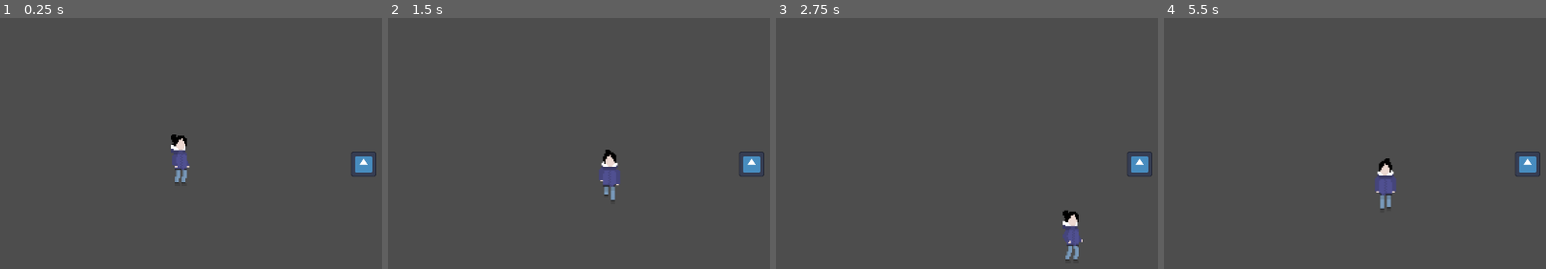
Above: before the commit, frames 1-4 (left to right).
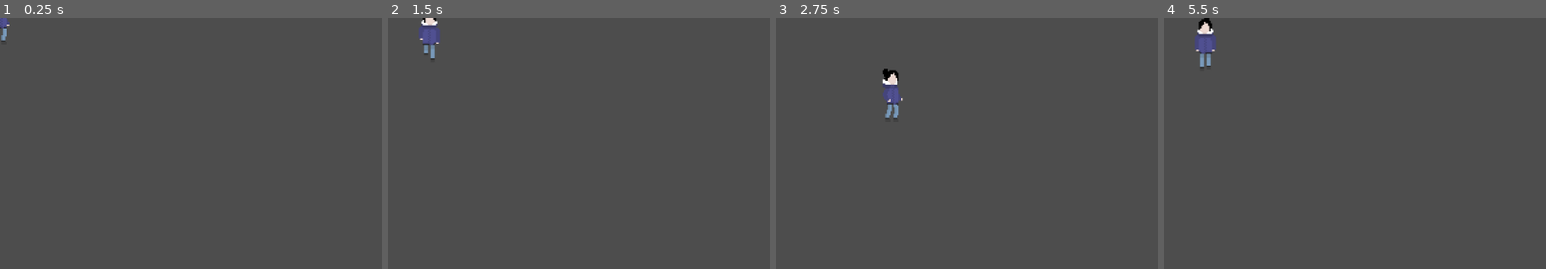
Above: after the commit, the same moments.

Repository: Vinnie-Jung/Som-da-Escuridao
Game: Godot game, scene res://scenes/level_01.tscn
Two runs of this game, one before a commit and one after it. Both use one fixed random seed, a clock stepped at 60 frames per second and the inputs below. The engine's default icon, where the game draws it, is replaced by a stand-in: a white triangle on a blue panel in a dark square.
Inputs:
- Up to frame 1 (0.25 s): no input
- Up to frame 2 (1.5 s): hold D (moveRight) 0.53-1.28 s; hold E (interact) 0.53-1.28 s; hold S (moveDown) from 1.28 s (still down); tap Shift (sprint) at 1.35 s
- Up to frame 3 (2.75 s): release S (moveDown) at 2.03 s; hold D (moveRight) from 2.03 s (still down); hold E (interact) from 2.03 s (still down)
- Up to frame 4 (5.5 s): release D (moveRight) at 2.78 s; release E (interact) at 2.78 s; hold W (moveUp) 2.78-3.53 s; tap Shift (sprint) at 2.85, 4.35 s; hold E (interact) 3.53-4.28 s; hold A (moveLeft) 3.53-5.03 s; hold S (moveDown) from 5.03 s (still down); hold E (interact) from 5.03 s (still down)

The runs differ from the first frame. In frame 1, 1.2% of the frame differs, in the area x 0-99%, y 0-66%; in frame 2, 1.6%; in frame 3, 1.7%; in frame 4, 1.8%, in the area x 8-99%, y 0-77%.

Commit message:
[PLAYER-MOVEMENT] - Removendo arquivos da vela que vieram com o merge

Diff:
--- a/scenes/candle.tscn
+++ /dev/null
@@ -1,20 +0,0 @@
-[gd_scene load_steps=4 format=3 uid="uid://dchdwxuxfljky"]
-
-[ext_resource type="Texture2D" uid="uid://k55hxjrf3kjm" path="res://assets/sprites/icon.svg" id="1_d132s"]
-[ext_resource type="Script" path="res://scripts/candle.gd" id="1_yi84e"]
-
-[sub_resource type="CircleShape2D" id="CircleShape2D_e2mcd"]
-radius = 101.124
-
-[node name="candle" type="Area2D"]
-script = ExtResource("1_yi84e")
-
-[node name="sprite" type="Sprite2D" parent="."]
-scale = Vector2(0.3, 0.3)
-texture = ExtResource("1_d132s")
-
-[node name="collision_area" type="CollisionShape2D" parent="."]
-shape = SubResource("CircleShape2D_e2mcd")
-
-[connection signal="body_entered" from="." to="." method="_on_body_entered"]
-[connection signal="body_exited" from="." to="." method="_on_body_exited"]
--- a/scenes/level_01.tscn
+++ b/scenes/level_01.tscn
@@ -1,12 +1,7 @@
-[gd_scene load_steps=3 format=3 uid="uid://bmxx2wamyee31"]
+[gd_scene load_steps=2 format=3 uid="uid://blqlm7ng2yh6u"]
 
 [ext_resource type="PackedScene" uid="uid://nmgk7u26udq4" path="res://scenes/player.tscn" id="1_j4jer"]
-[ext_resource type="PackedScene" uid="uid://dchdwxuxfljky" path="res://scenes/candle.tscn" id="2_uh32v"]
 
 [node name="level_01" type="Node2D"]
 
 [node name="player" parent="." instance=ExtResource("1_j4jer")]
-position = Vector2(272, 214)
-
-[node name="candle" parent="." instance=ExtResource("2_uh32v")]
-position = Vector2(549, 221)
--- a/scripts/candle.gd
+++ /dev/null
@@ -1,12 +0,0 @@
-extends Area2D
-
-@onready var _playerIn : bool = false
-
-func _on_body_entered(body):
-	_playerIn = true
-	print("In item area...")
-
-
-func _on_body_exited(body):
-	_playerIn = false
-	print("Out of item area")
